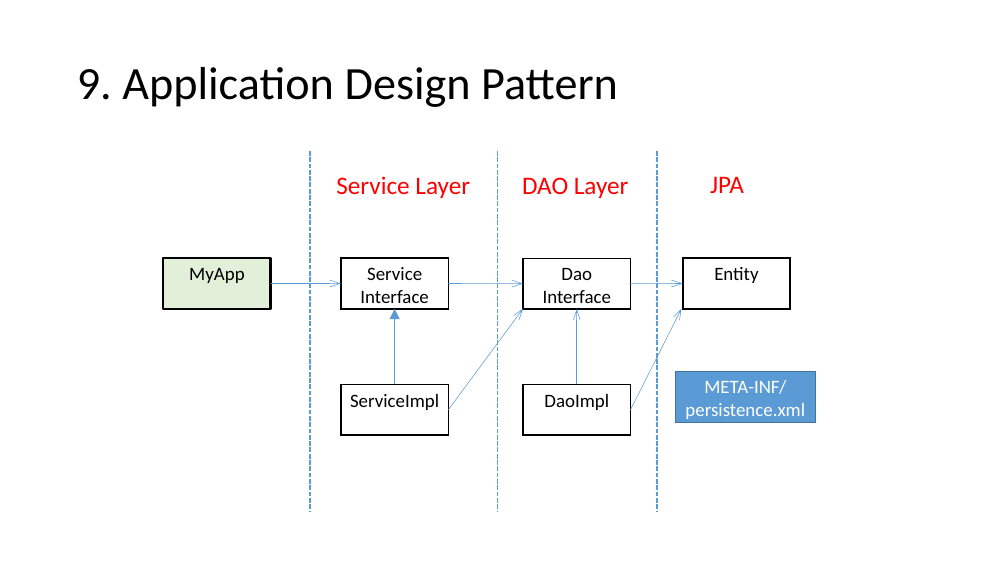
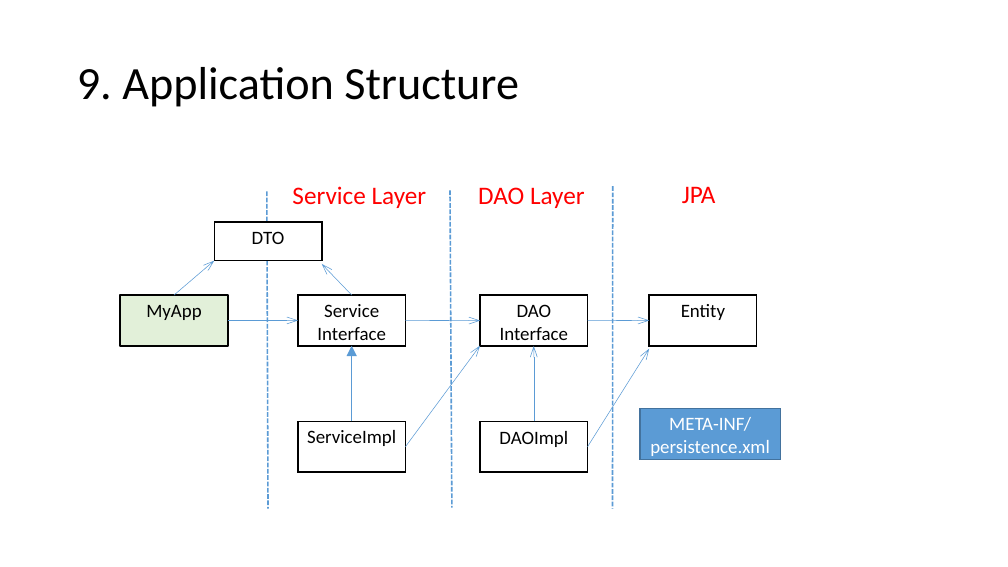
Before and after one commit to lawren43/mytest-repo, a slide deck: slide 27 of test-springmvc/doc/3.JPA+Spring.pptx. Drawn at 1008x567 pixels with LibreOffice and Linux fonts; fonts in the diff are those of the drawing. Boxes give left, top, right and bottom in pixels: in the first picture for what was removed or moved away, otherwise in the second. Text is boxed around its words. In the diff, an @@ line names an element or a change of style, - is before the commit and + after.

```diff
--- a/test-springmvc/doc/3.JPA+Spring.pptx
+++ b/test-springmvc/doc/3.JPA+Spring.pptx
@@ title at [77, 67, 519, 107]: text changed @@
-9. Application Design Pattern
+9. Application Structure
@@ text "Service Layer": place and size @@
-text "Service Layer" at [336, 176, 470, 198]
+text "Service Layer" at [292, 186, 427, 208]
@@ text "DAO Layer": place and size @@
-text "DAO Layer" at [522, 177, 629, 198]
+text "DAO Layer" at [478, 187, 585, 208]
@@ text "JPA": place and size @@
-text "JPA" at [710, 176, 744, 193]
+text "JPA" at [682, 186, 716, 203]
@@ line moved from (310, 151) - (310, 511) to (267, 191) - (268, 509) @@
@@ line moved from (498, 151) - (498, 511) to (450, 191) - (452, 508) @@
@@ line moved from (657, 151) - (657, 511) to (613, 186) - (613, 509) @@
@@ rectangle added at [214, 222, 321, 260], fill #FFFFFF, outline #000000 1.5 pt, 18 pt, text #000000 @@
+DTO
@@ arrow added from (174, 295) to (214, 261), #5B9BD5 0.5 pt @@
@@ arrow added from (352, 295) to (322, 264), #5B9BD5 0.5 pt @@
@@ rectangle "Entity": place and size @@
-rectangle "Entity" at [683, 258, 790, 309]
+rectangle "Entity" at [650, 295, 757, 346]
@@ text in rectangle at [517, 304, 552, 317]: text changed @@
-Dao
+DAO
@@ arrow moved from (631, 284) - (683, 284) to (588, 321) - (650, 321) @@
@@ 5 rectangles, 5 arrows: place and size @@
-5 rectangles, 5 arrows at [163, 258, 631, 436]
+5 rectangles, 5 arrows at [120, 295, 588, 472]
@@ arrow moved from (631, 410) - (681, 309) to (588, 447) - (650, 349) @@
@@ rectangle "META-INF/": place and size @@
-rectangle "META-INF/" at [675, 372, 816, 423]
+rectangle "META-INF/" at [640, 409, 781, 460]
@@ text in rectangle at [499, 431, 568, 447]: text changed @@
-DaoImpl
+DAOImpl
```
Also in this commit, not shown: 9 other slides changed, 1 slide added, 9 other files.
